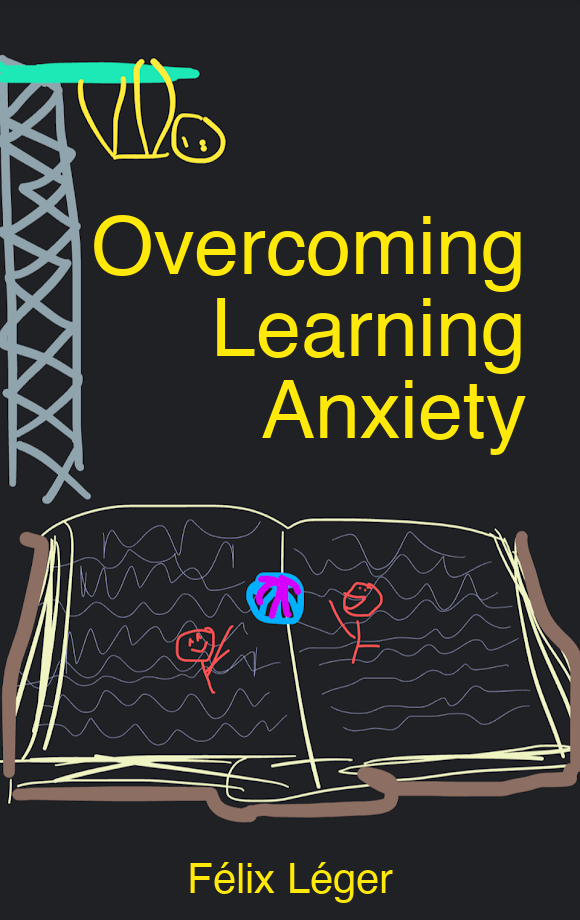
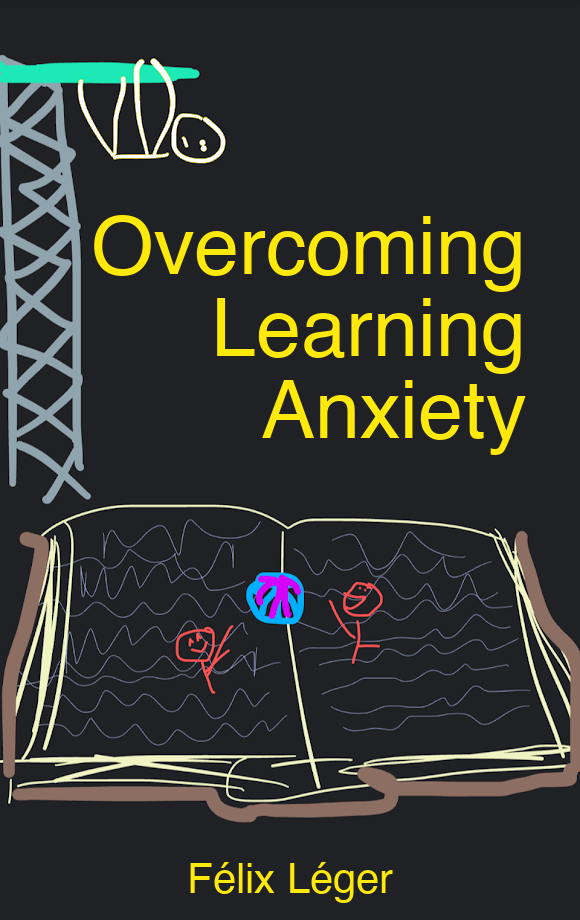
Layer changes from the first (580, 920) image to the second:
painted on "Pasted Layer" over [78, 59, 225, 163]
